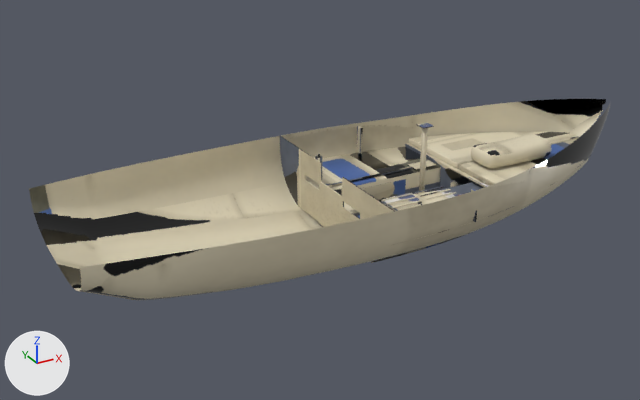
What one commit did to the FBX model Inputs/j22-hero/fbx/SM_J22H_Interior.fbx.
One viewpoint serves both versions: a camera (50 mm lens) standing at (-4.78, -7.5, 4.05) and looking at (-0.54, 0.21, 0.2). The lights are fixed; the arrows at lower left show +X, +Y and +Z. The first picture is the older version. Where no turn or scale is listed for an object, it has been applied to the vertices. Vertices at exactly the same position are counted once.

The first picture shows 'SM_J22H_Interior'.
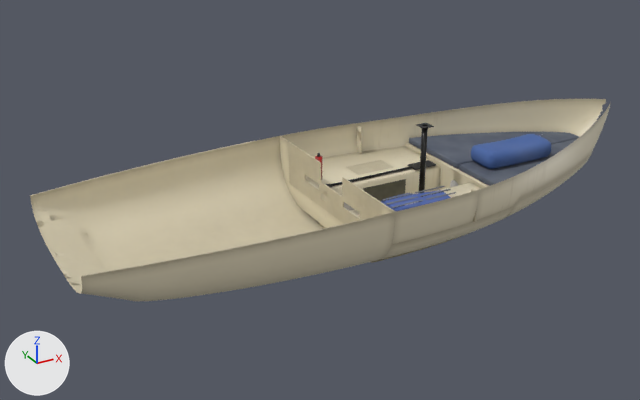
Pixel boxes [x1, y1, x2, y2] of what changed, in the pictures (640 x 400 px; the box of a moved part takes in the faces that stretch with it):
'SM_J22H_Interior', reshaped: before [29, 99, 611, 300]; after [30, 99, 611, 301]
part 1 of me_sm_j22h_interior, moved or reshaped: before [72, 124, 432, 300]; after [72, 125, 434, 301]
part 2 of me_sm_j22h_interior, moved or reshaped: before [29, 140, 260, 248]; after [30, 140, 260, 248]
part 3 of me_sm_j22h_interior, surface changed: [30, 99, 610, 300] in both

The change in detail:
me_sm_j22h_interior is used by ob_sm_j22h_interior; location (0.0, 0.0, 0.0).
me_sm_j22h_interior had 31407 vertices, 30672 faces and spanned x -3.4..3.39, y -1.21..1.21, z -0.19..0.92.
me_sm_j22h_interior now has 31529 vertices, 30792 faces and spans x -3.41..3.39, y -1.21..1.21, z -0.19..0.92.
me_sm_j22h_interior part 1: 1309 vertices moved from x -3.4..0.58, y -1.2..-0.34, z 0.0..0.63 to x -3.4..0.58, y -1.21..-0.34, z 0.0..0.61; 434 vertices removed from x -3.4..0.72, y -1.2..0.07, z 0.13..0.92; 495 vertices added at x -3.41..0.72, y -1.21..0.07, z 0.12..0.91.
me_sm_j22h_interior part 2: 1212 vertices moved from x -3.4..-0.83, y 0.56..1.2, z 0.0..0.63 to x -3.4..-0.83, y 0.56..1.21, z 0.0..0.61; 420 vertices removed from x -3.4..-0.83, y 0.84..1.2, z 0.13..0.65; 481 vertices added at x -3.41..-0.83, y 0.84..1.21, z 0.12..0.61.
me_sm_j22h_interior part 3: 29008 kept faces spanning x -3.4..3.39, y -1.21..1.21, z -0.19..0.92 get new texture (UV) coordinates.
